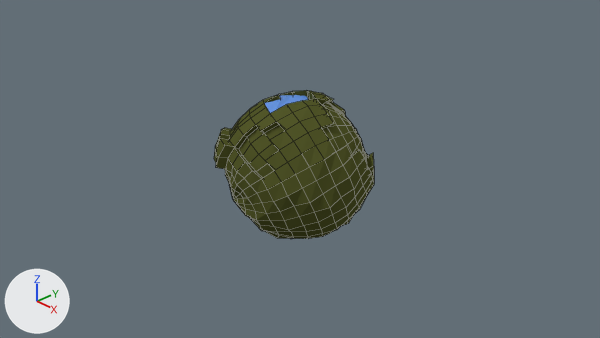
The Blender file Assets/Models/Source/planet_01.blend: old version first, new version second.
Before and after are seen from the file's camera 'Camera'. Lighting does not change. The marker at lower left points along +X, +Y and +Z. Mesh edges are drawn as thin lines on the coarser meshes.
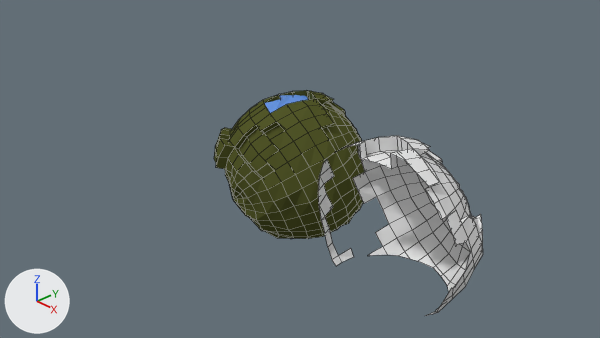
Where the change shows, as pixel boxes [x1, y1, x2, y2] in the pictures (600 x 338 px):
'Cube.001', added
    after: [318, 136, 483, 315]

The change, as a diff of the scene's bpy script:
```diff
--- a/Assets/Models/Source/planet_01.blend.py
+++ b/Assets/Models/Source/planet_01.blend.py
@@ me_cube_002 @@
+me_cube_002.from_pydata(...)  # 327 vertices, 297 faces; spans x -0.96..1.0, y -1.0..0.17, z -1.0..0.7
@@ ob_cube_001 @@
+ob_cube_001 = bpy.data.objects.new('Cube.001', me_cube_002)
+ob_cube_001.location = (2.337, -0.043, 0.658)
```
